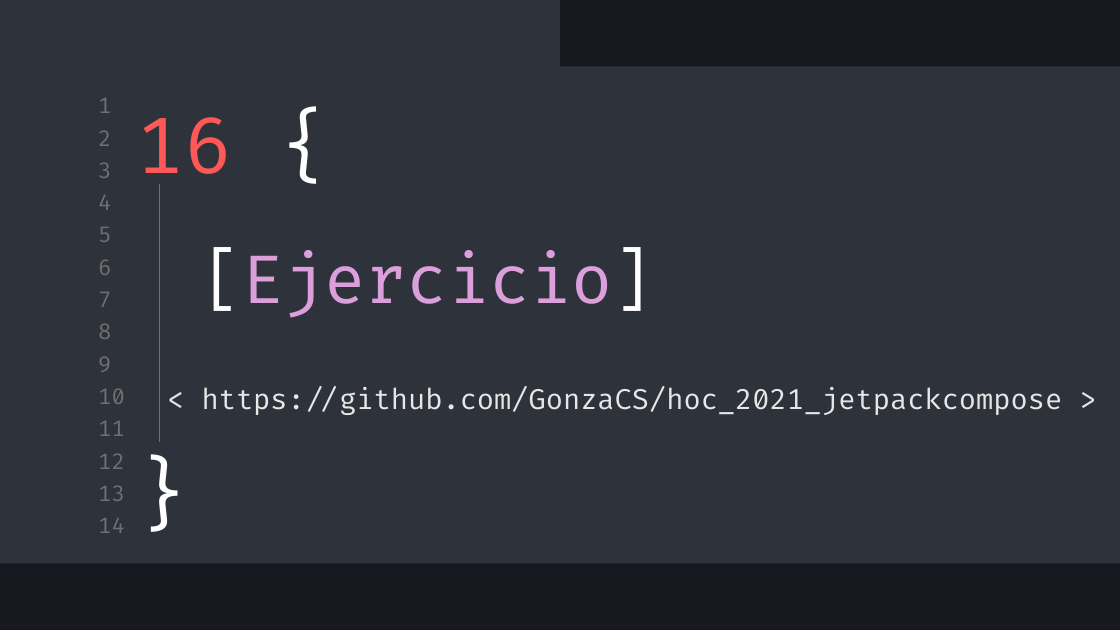
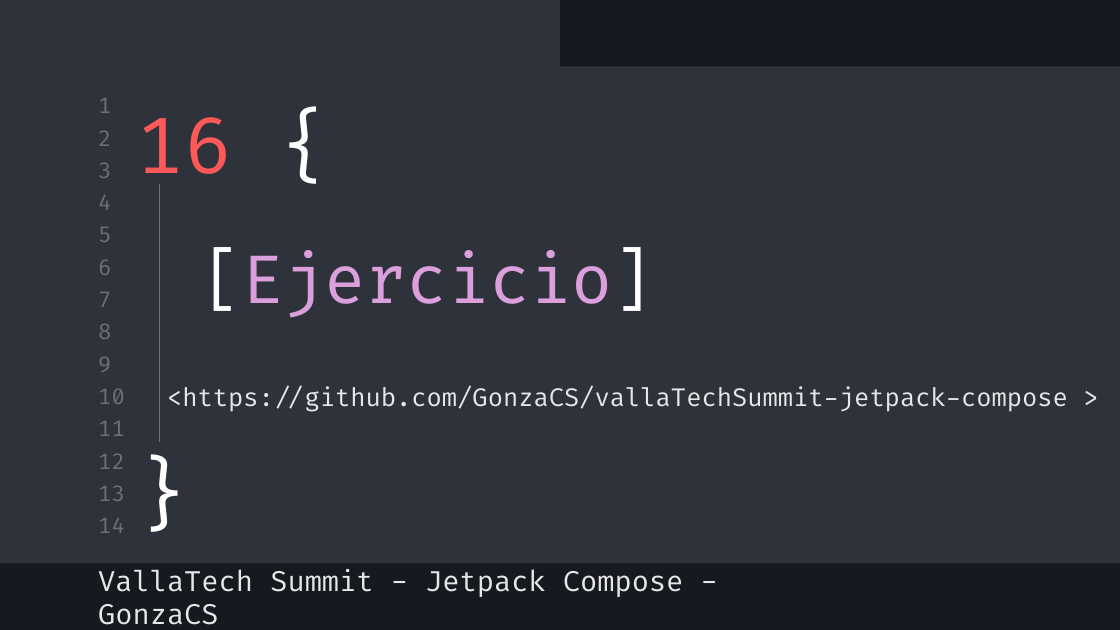
Before and after one commit to GonzaCS/vallaTechSummit-jetpack-compose, a slide deck: slide 23 of DevFest Jetpack Compose.pptx. Drawn at 1120x630 pixels with LibreOffice and Linux fonts; fonts in the diff are those of the drawing. Boxes give left, top, right and bottom in pixels: in the first picture for what was removed or moved away, otherwise in the second. Text is boxed around its words. In the diff, an @@ line names an element or a change of style, - is before the commit and + after.

Commit message:
Update ppt

```diff
--- a/DevFest Jetpack Compose.pptx
+++ b/DevFest Jetpack Compose.pptx
@@ text at <box>167,387,1068,412</box>: text changed; size 18 to 16 pt @@
-< https://github.com/GonzaCS/hoc_2021_jetpackcompose >
+<https://github.com/GonzaCS/vallaTechSummit-jetpack-compose >
@@ subtitle added at <box>98,569,684,625</box>, 18 pt, text #E7E7E7 @@
+VallaTech Summit - Jetpack Compose - GonzaCS
```
Also in this commit, not shown: 11 other slides changed, 9 slides added, 9 slides removed.
